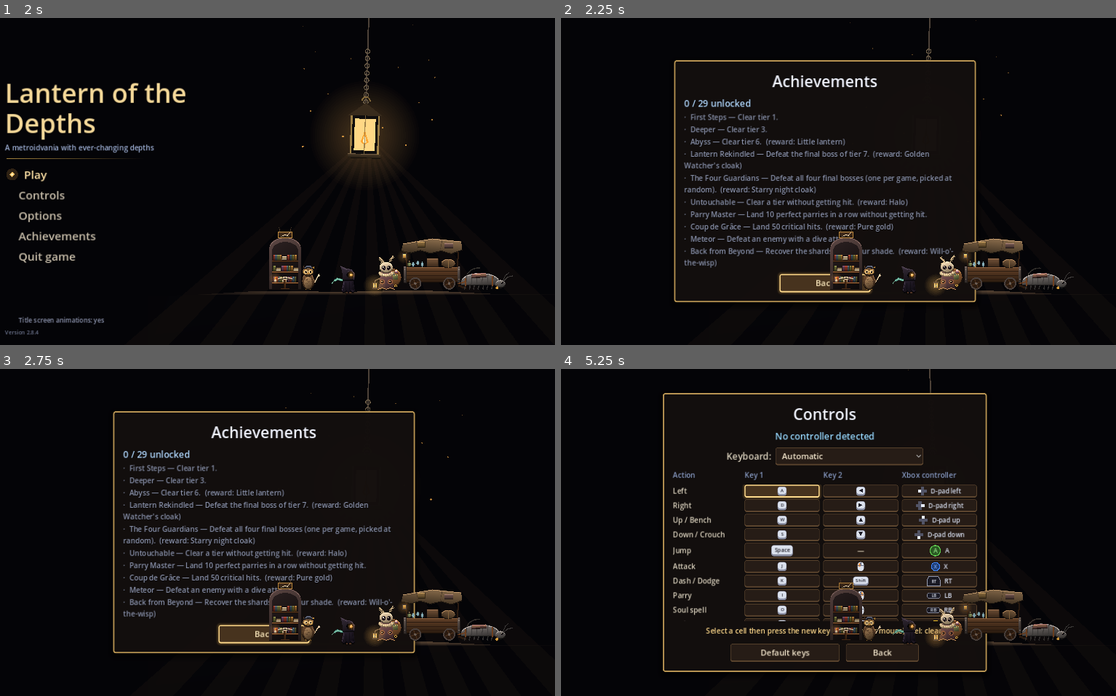
Above: before the commit, frames 1-4 (two rows, left to right).
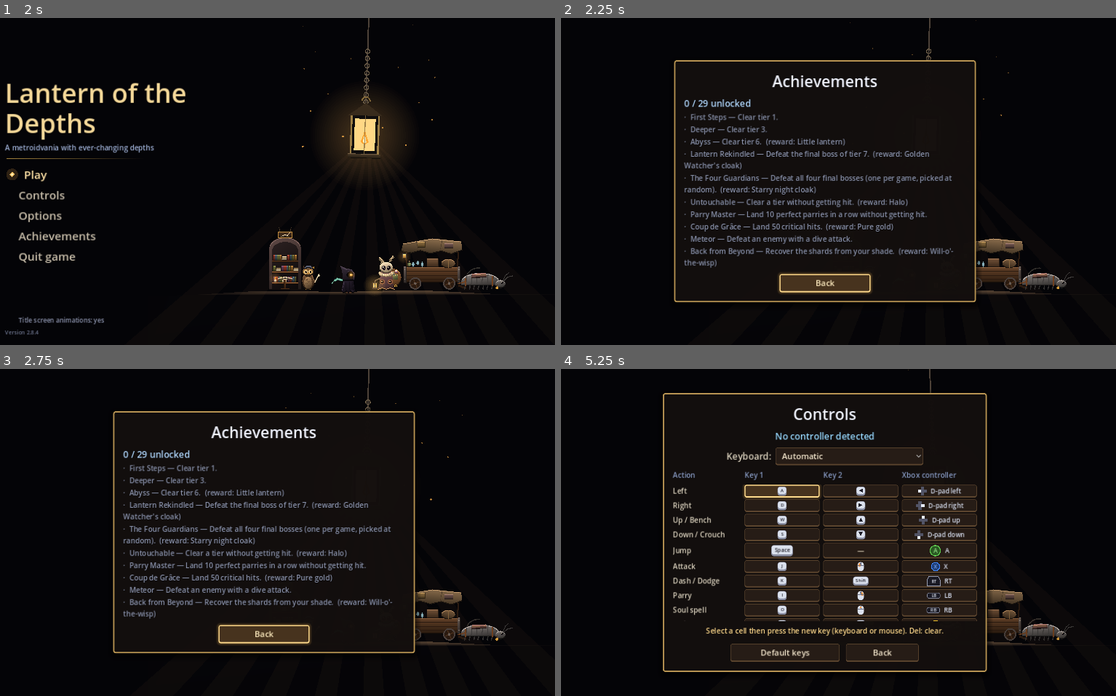
Above: after the commit, the same moments.

Repository: FlyinnRabbit/lanterne-des-profondeurs
Game: Godot game, scene res://main.tscn
Same seed, same stepped clock (60 frames per second), same inputs: the game is played once before the commit and once after it.
Inputs:
- Up to frame 1 (2 s): click "Play" at 0.5 s; click "Play" at 1.25 s
- Up to frame 2 (2.25 s): click "Achievements" at 2 s
- Up to frame 3 (2.75 s): no input
- Up to frame 4 (5.25 s): click "Back" at 2.75 s; click "Title screen animations: yes" at 3.5 s; click "Title screen animations: no" at 4.25 s; click "Controls" at 5 s

Frame 1 is identical in both runs. In frame 2, 1.4% of the frame differs, in the area x 48-76%, y 64-85%; in frame 3, 1.4%; in frame 4, 1.4%.

Commit message:
Menu titre : les habitants du décor ne passent plus au-dessus des fenêtres
Co-Authored-By: Claude Opus 5.5 <noreply@anthropic.com>
Claude-Session: https://claude.ai/code/session_01F5DPjSnstC8B37BYZw9U86

Diff:
--- a/scripts/menu.gd
+++ b/scripts/menu.gd
@@ -784,7 +784,7 @@
 			var l := maxf(lit(pr.position + Vector2(0, -40)), 1.0 - smoothstep(0.0, w * 0.22, pr.position.distance_to(fire)))
 			var v := lerpf(0.18, 1.1, l) * flux
 			pr.modulate = Color(v, v * 0.9, v * 0.76)
-			pr.z_index = 1
+			pr.z_index = 0   # pas au-dessus des fenêtres du menu (choix de difficulté…)
 			if pr.get_script() == null:
 				pr.queue_redraw()
 
